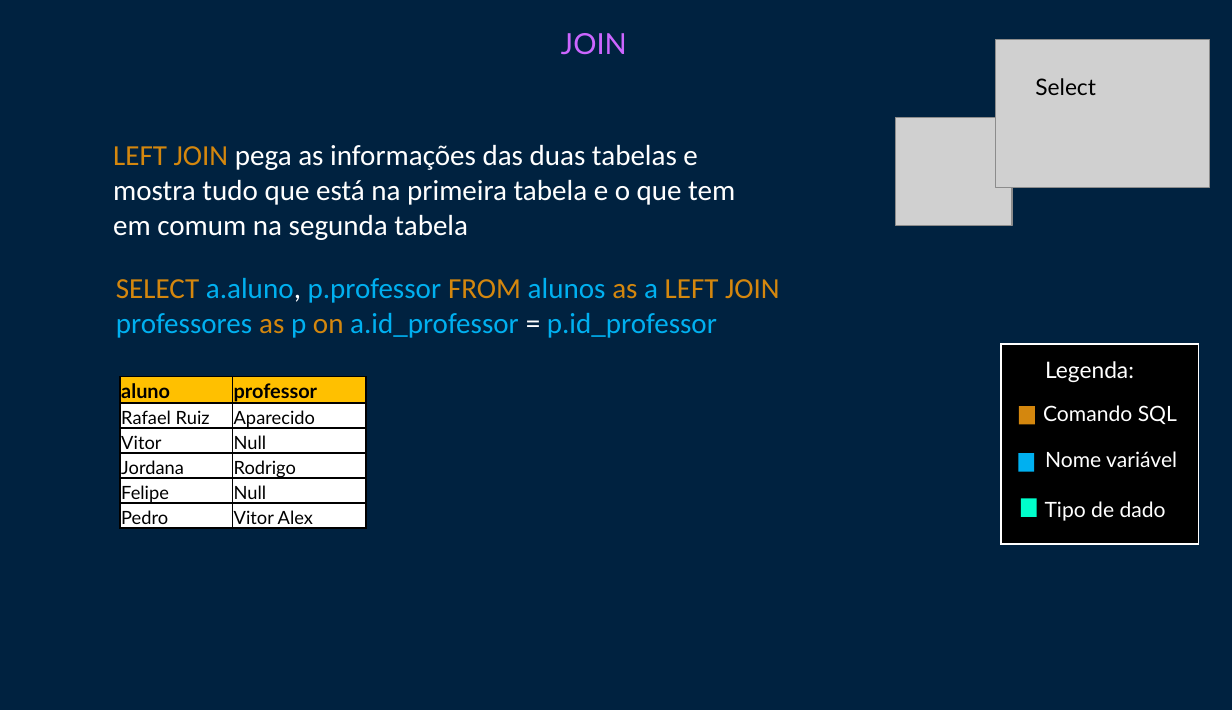
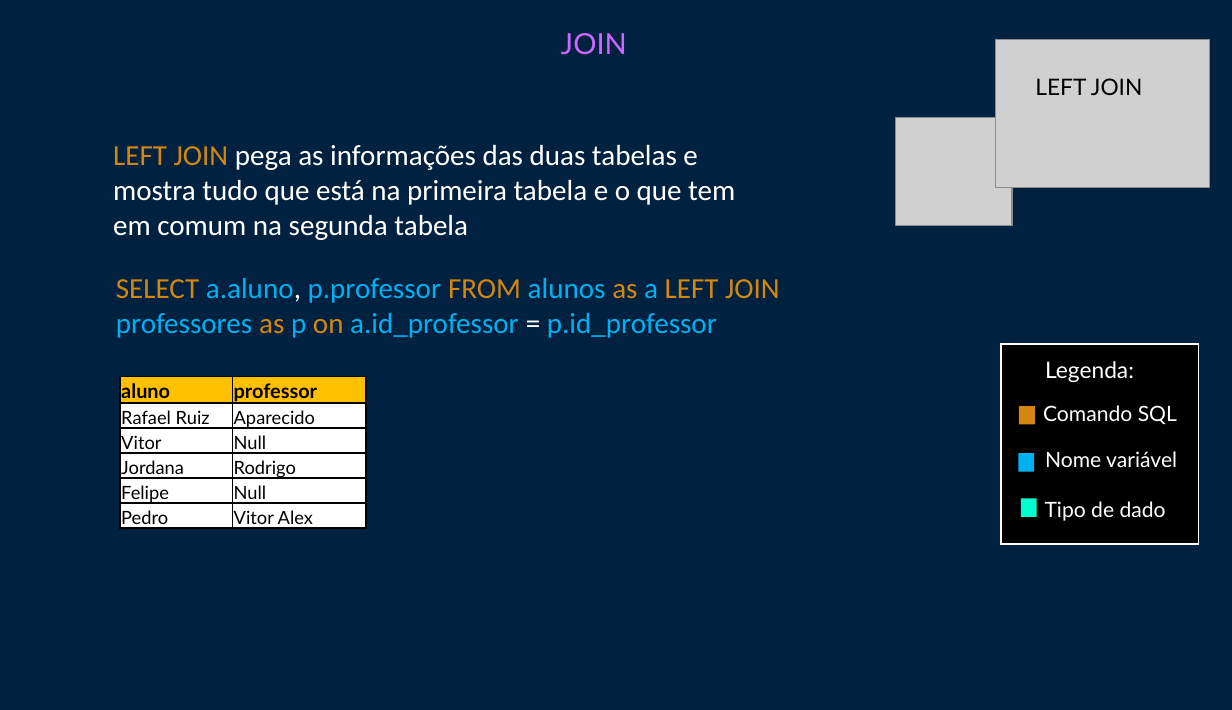
Before and after one commit to RafaelRuizSilva/Projeto-Interdisciplinar-Maua-S1, a slide deck: slide 1 of slidesTutorial/left join.pptx. Drawn at 1232x710 pixels with LibreOffice and Linux fonts; fonts in the diff are those of the drawing; grey boxes stand for pictures. Boxes give left, top, right and bottom in pixels: in the first picture for what was removed or moved away, otherwise in the second. Text is boxed around its words. In the diff, an @@ line names an element or a change of style, - is before the commit and + after.

```diff
--- a/slidesTutorial/left join.pptx
+++ b/slidesTutorial/left join.pptx
@@ text at <box>1035,78,1142,95</box>: text changed @@
-Select
+LEFT JOIN
```
Also in this commit, not shown: 30 other files.
